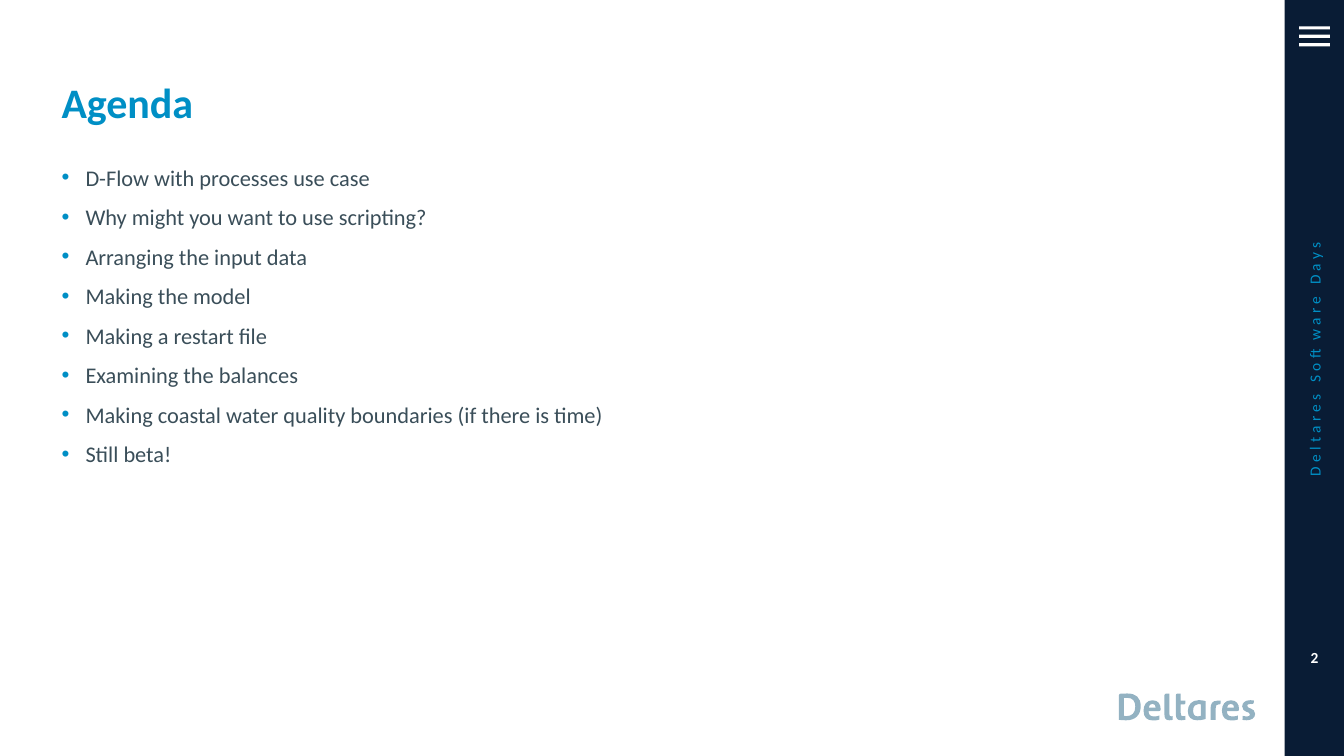
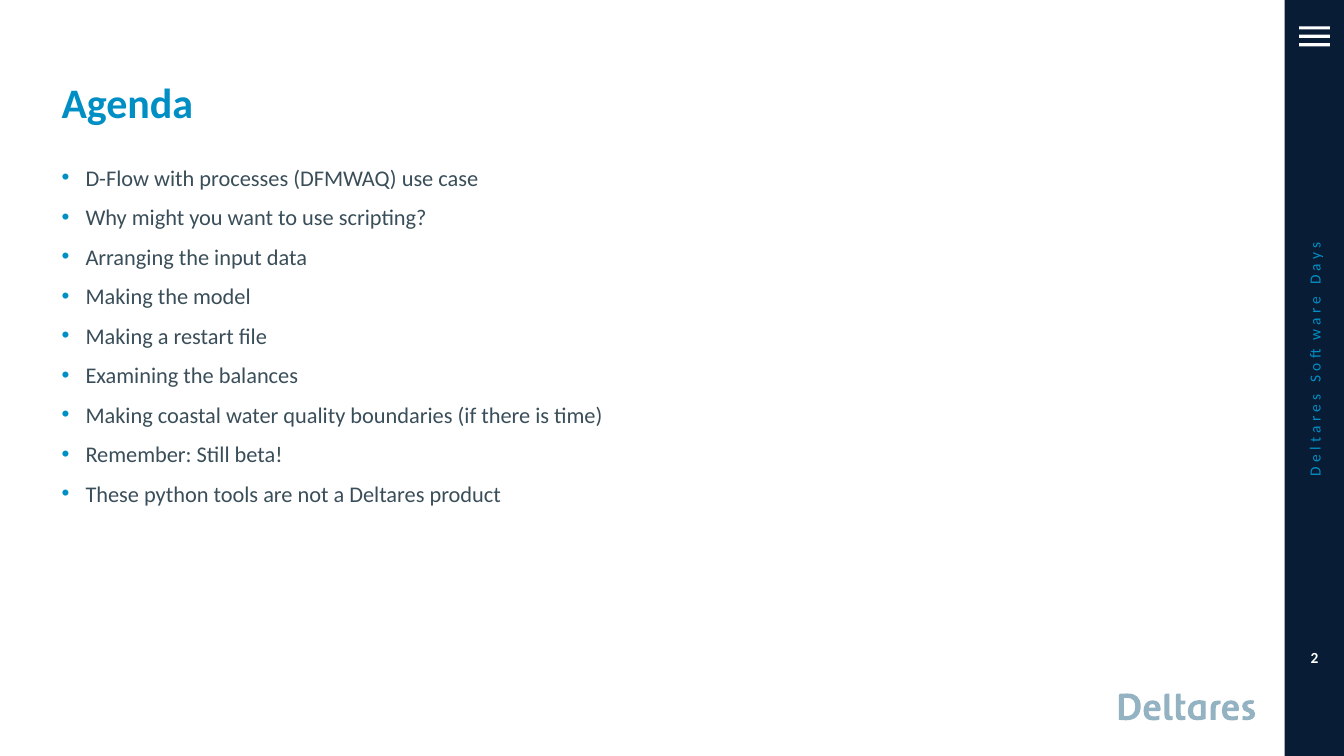
Before and after one commit to RSchueder/dflowutil, a slide deck: slide 2 of DFMWAQ_with_python.pptx. Drawn at 1344x756 pixels with LibreOffice and Linux fonts; fonts in the diff are those of the drawing; background and template pictures are left out. Boxes give left, top, right and bottom in pixels: in the first picture for what was removed or moved away, otherwise in the second. Text is boxed around its words. In the diff, an @@ line names an element or a change of style, - is before the commit and + after.

```diff
--- a/DFMWAQ_with_python.pptx
+++ b/DFMWAQ_with_python.pptx
@@ text at box(86, 170, 478, 190): text changed @@
-• D-Flow with processes use case
+• D-Flow with processes (DFMWAQ) use case
@@ text at box(86, 446, 501, 506): text changed @@
-• Still beta!
+• Remember: Still beta!
+• These python tools are not a Deltares product
```
Also in this commit, not shown: 14 other slides changed, 3 slides added, 6 other files.
